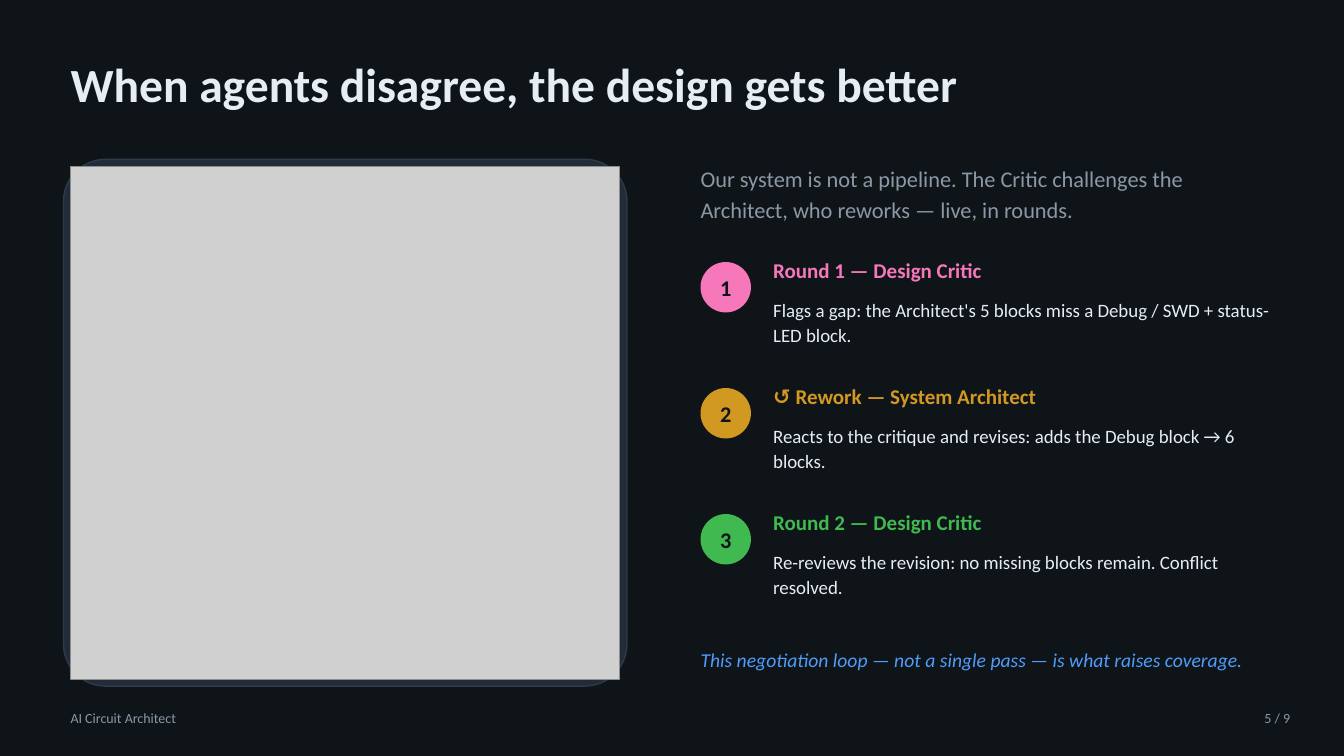
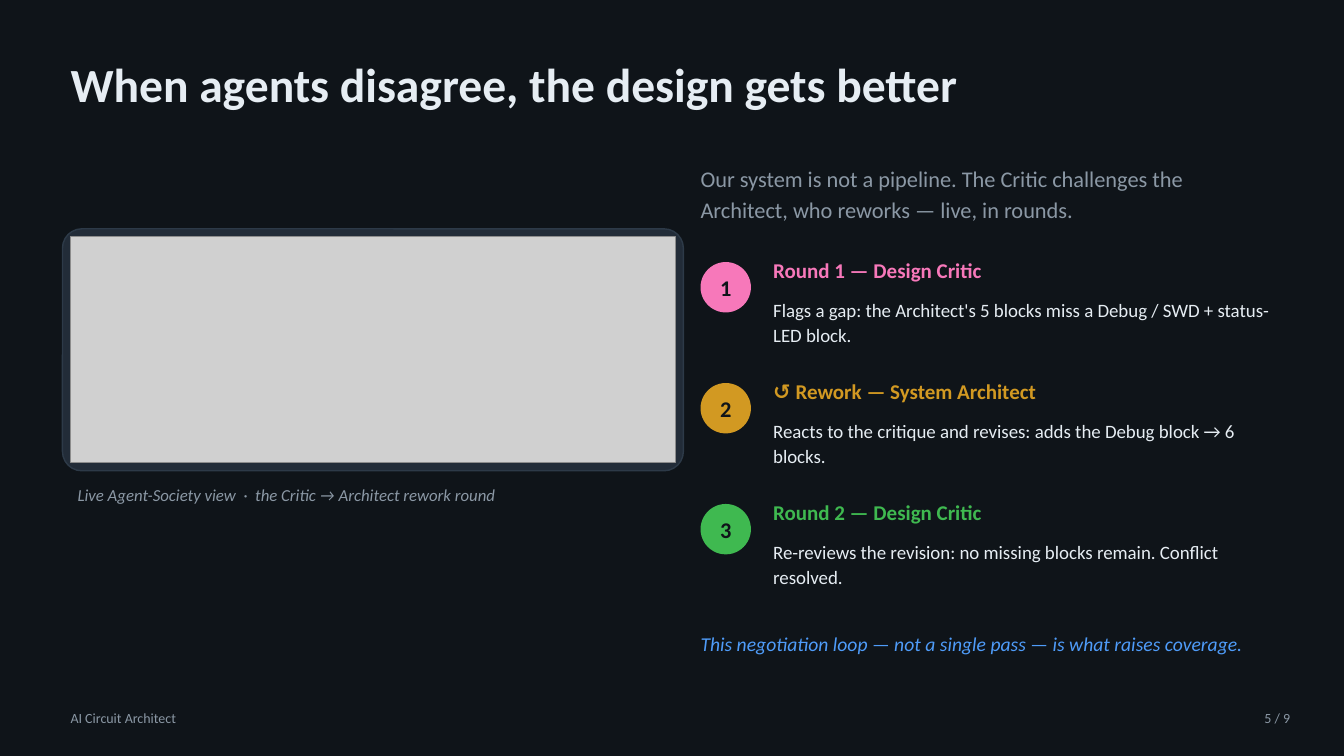
Before and after one commit to deimosmuc/aica_qwen, a slide deck: slide 5 of deck/AI_Circuit_Architect.pptx (slide 3 before the commit). Drawn at 1344x756 pixels with LibreOffice and Linux fonts; fonts in the diff are those of the drawing; grey boxes stand for pictures. Boxes give left, top, right and bottom in pixels: in the first picture for what was removed or moved away, otherwise in the second. Text is boxed around its words. In the diff, an @@ line names an element or a change of style, - is before the commit and + after.

```diff
--- a/deck/AI_Circuit_Architect.pptx
+++ b/deck/AI_Circuit_Architect.pptx
@@ rounded rectangle resized from (x1=64, y1=159, x2=627, y2=687) to (x1=63, y1=229, x2=684, y2=471) @@
@@ picture resized from (x1=71, y1=166, x2=620, y2=680) to (x1=71, y1=237, x2=676, y2=463) @@
@@ 2 texts, 1 ellipse moved together from (x1=701, y1=388, x2=1235, y2=468) to (x1=701, y1=383, x2=1235, y2=463) @@
@@ text added at (x1=78, y1=489, x2=495, y2=504), 12 pt, text #8B98A5, italic @@
+Live Agent-Society view · the Critic → Architect rework round
@@ 2 texts, 1 ellipse moved together from (x1=701, y1=514, x2=1218, y2=594) to (x1=701, y1=504, x2=1218, y2=584) @@
@@ text "This negotiation loop — not ..." moved from (x1=701, y1=653, x2=1242, y2=671) to (x1=701, y1=637, x2=1242, y2=655) @@
```
Also in this commit, not shown: 1 other slide changed, 6 slides added, 15 other files.
